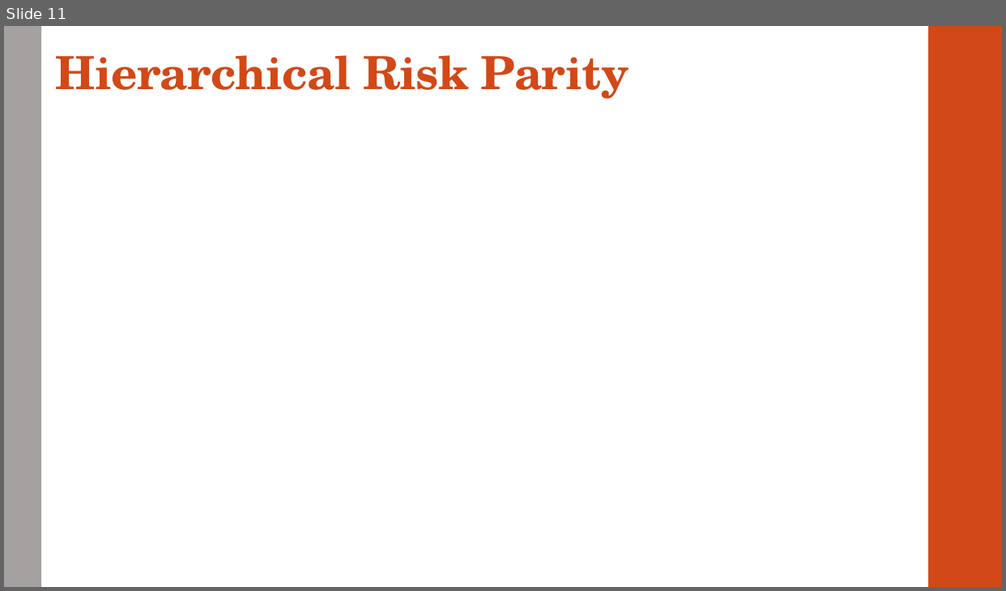
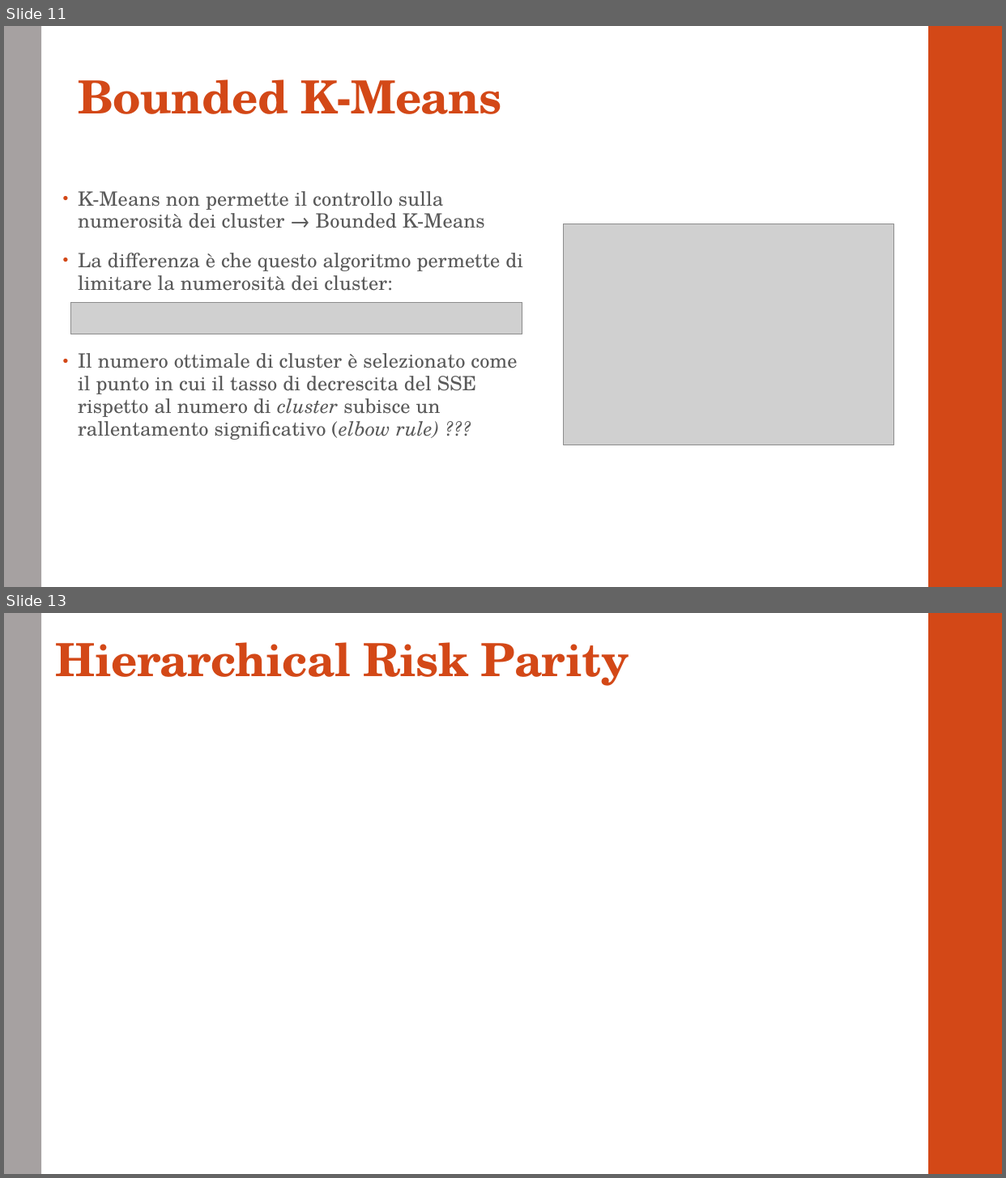
Before and after one commit to GiadaV/PROGETTO-PYTHON, a slide deck: presentazione.pptx. Shown one above the other, each under a label of ours: slide 11 before the commit, slides 11 and 13 after it; the slides between them are not shown. The pictures are 1006x591 and 1006x1178 pixels, drawn with LibreOffice and Linux fonts; fonts in the diff are those of the drawing; grey boxes stand for pictures. Boxes give left, top, right and bottom in pixels: in the first picture for what was removed or moved away, otherwise in the second. Text is boxed around its words. In the diff, an @@ line names an element or a change of style, - is before the commit and + after.

```diff
--- a/presentazione.pptx
+++ b/presentazione.pptx
@@ slide 11 added at bbox=[4, 26, 1002, 587], background #FFFFFF; not listed: 2 template elements that a slide beside it also shows @@
@@ title added at bbox=[78, 79, 502, 114], 44 pt, text #D34817, bold @@
+Bounded K-Means
@@ text added at bbox=[78, 191, 523, 440], 19 pt, text #595959 @@
+• K-Means non permette il controllo sulla numerosità dei cluster → Bounded K-Means
+• La differenza è che questo algoritmo permette di limitare la numerosità dei cluster:
+• Il numero ottimale di cluster è selezionato come il punto in cui il tasso di decrescita del SSE rispetto al numero di cluster subisce un rallentamento significativo (elbow rule) ???
@@ picture added at bbox=[564, 224, 894, 446] @@
@@ picture added at bbox=[70, 302, 522, 335] @@
@@ what was slide 11 is now slide 13 @@
```
Also in this commit, not shown: 1 slide changed, 2 other slides added.
